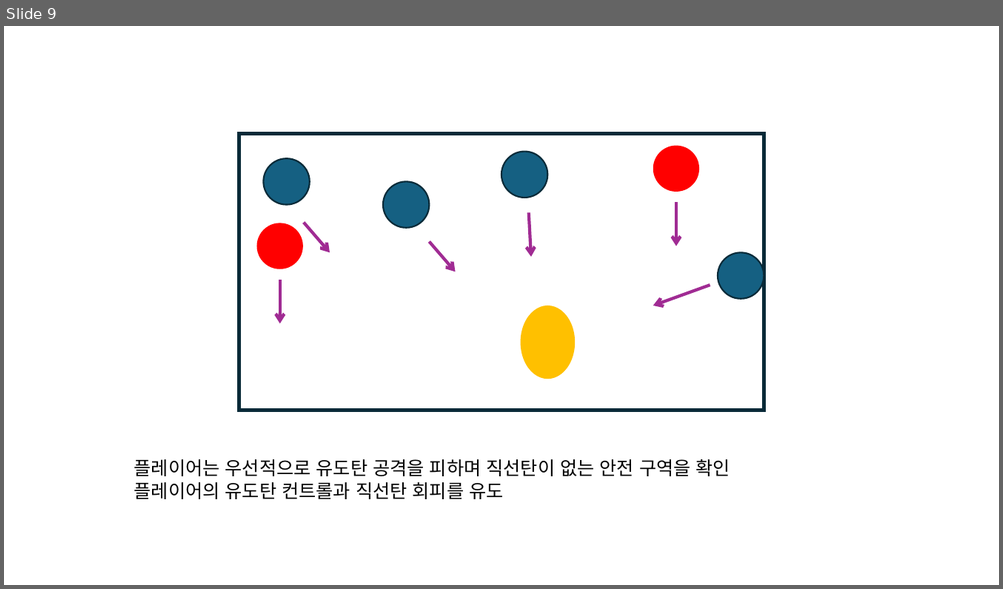
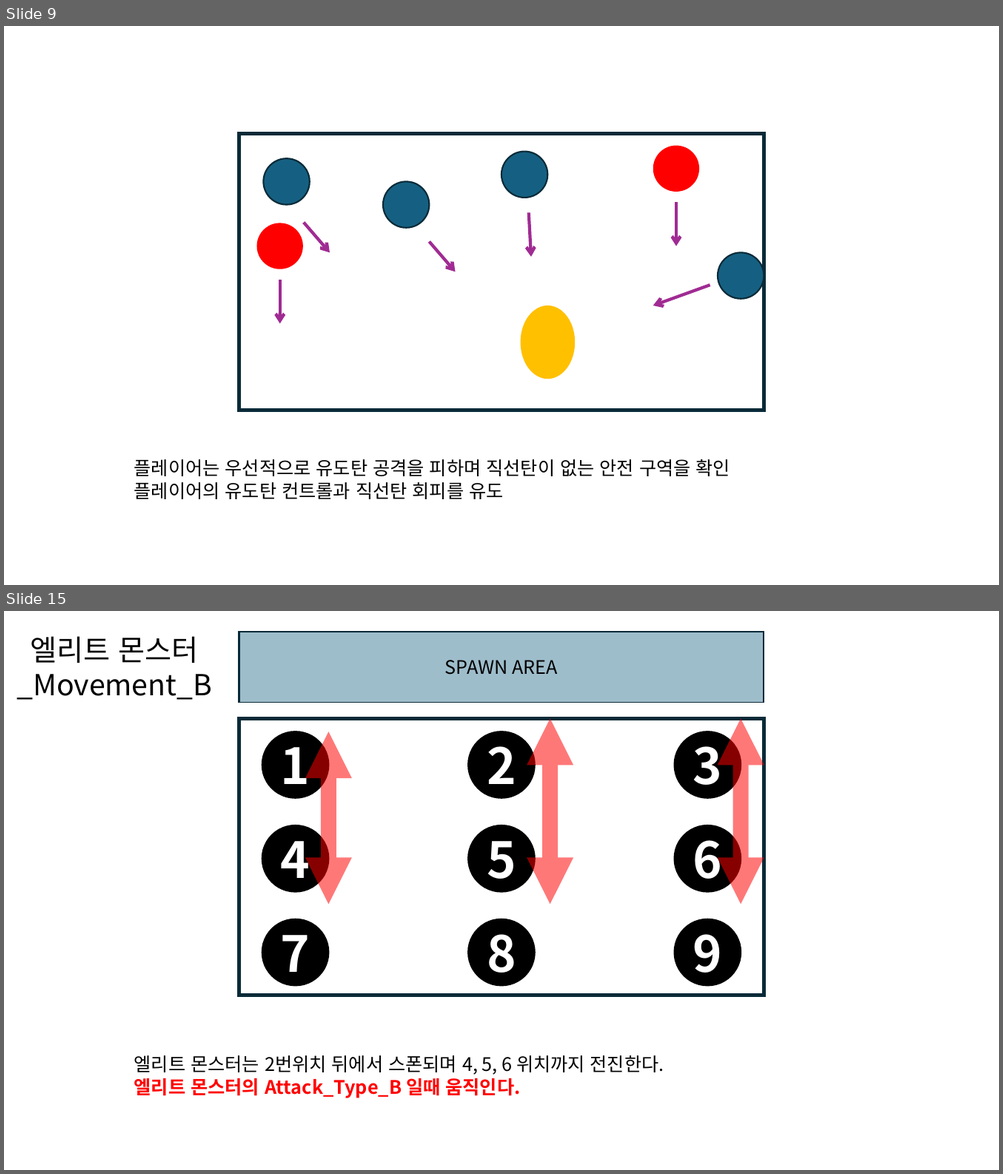
Before and after one commit to ikarijaeyoung/Project_SkyPower, a slide deck: Project_Design/백승헌/몬스터.pptx. Shown one above the other, each under a label of ours: slide 9 before the commit, slides 9 and 15 after it; the slides between them are not shown. The pictures are 1003x589 and 1003x1174 pixels, drawn with LibreOffice and Linux fonts; fonts in the diff are those of the drawing. Boxes give left, top, right and bottom in pixels: in the first picture for what was removed or moved away, otherwise in the second. Text is boxed around its words. In the diff, an @@ line names an element or a change of style, - is before the commit and + after.

Commit message:
[Docs] monster
일반, 엘리트, 보스

```diff
--- a/Project_Design/백승헌/몬스터.pptx
+++ b/Project_Design/백승헌/몬스터.pptx
@@ slide 15 added at (4,611,999,1170), background #FFFFFF @@
@@ rectangle added at (239,632,763,703), fill #156082 at 41% opacity, outline #092A39 1.5 pt @@
@@ text added at (17,636,212,700), 28 pt, text #000000 @@
+엘리트 몬스터_Movement_B
@@ text added at (445,660,558,675), 18 pt, text #000000 @@
+SPAWN AREA
@@ rectangle added at (215,703,788,1011), fill #FFFFFF @@
@@ rectangle added at (239,718,763,995), outline #092A39 4 pt @@
@@ double arrow added from (550, 904) to (550, 718), #FF0000 15 pt @@
@@ double arrow added from (740, 904) to (740, 718), #FF0000 15 pt @@
@@ ellipse added at (262,732,329,798), fill #000000, outline #000000 1.5 pt, 48 pt, text #FFFFFF, bold @@
+1
@@ double arrow added from (329, 904) to (329, 732), #FF0000 15 pt @@
@@ ellipse added at (468,732,535,798), fill #000000, outline #000000 1.5 pt, 48 pt, text #FFFFFF, bold @@
+2
@@ ellipse added at (674,732,740,798), fill #000000, outline #000000 1.5 pt, 48 pt, text #FFFFFF, bold @@
+3
@@ ellipse added at (262,826,329,892), fill #000000, outline #000000 1.5 pt, 48 pt, text #FFFFFF, bold @@
+4
@@ ellipse added at (468,826,535,892), fill #000000, outline #000000 1.5 pt, 48 pt, text #FFFFFF, bold @@
+5
@@ ellipse added at (674,826,740,892), fill #000000, outline #000000 1.5 pt, 48 pt, text #FFFFFF, bold @@
+6
@@ ellipse added at (262,919,329,985), fill #000000, outline #000000 1.5 pt, 48 pt, text #FFFFFF, bold @@
+7
@@ ellipse added at (468,919,535,985), fill #000000, outline #000000 1.5 pt, 48 pt, text #FFFFFF, bold @@
+8
@@ ellipse added at (674,919,740,985), fill #000000, outline #000000 1.5 pt, 48 pt, text #FFFFFF, bold @@
+9
@@ text added at (134,1056,664,1099), 18 pt, text #000000 @@
+엘리트 몬스터는 2번위치 뒤에서 스폰되며 4, 5, 6 위치까지 전진한다.
+엘리트 몬스터의 Attack_Type_B 일때 움직인다.
```
Also in this commit, not shown: 13 other slides added.
